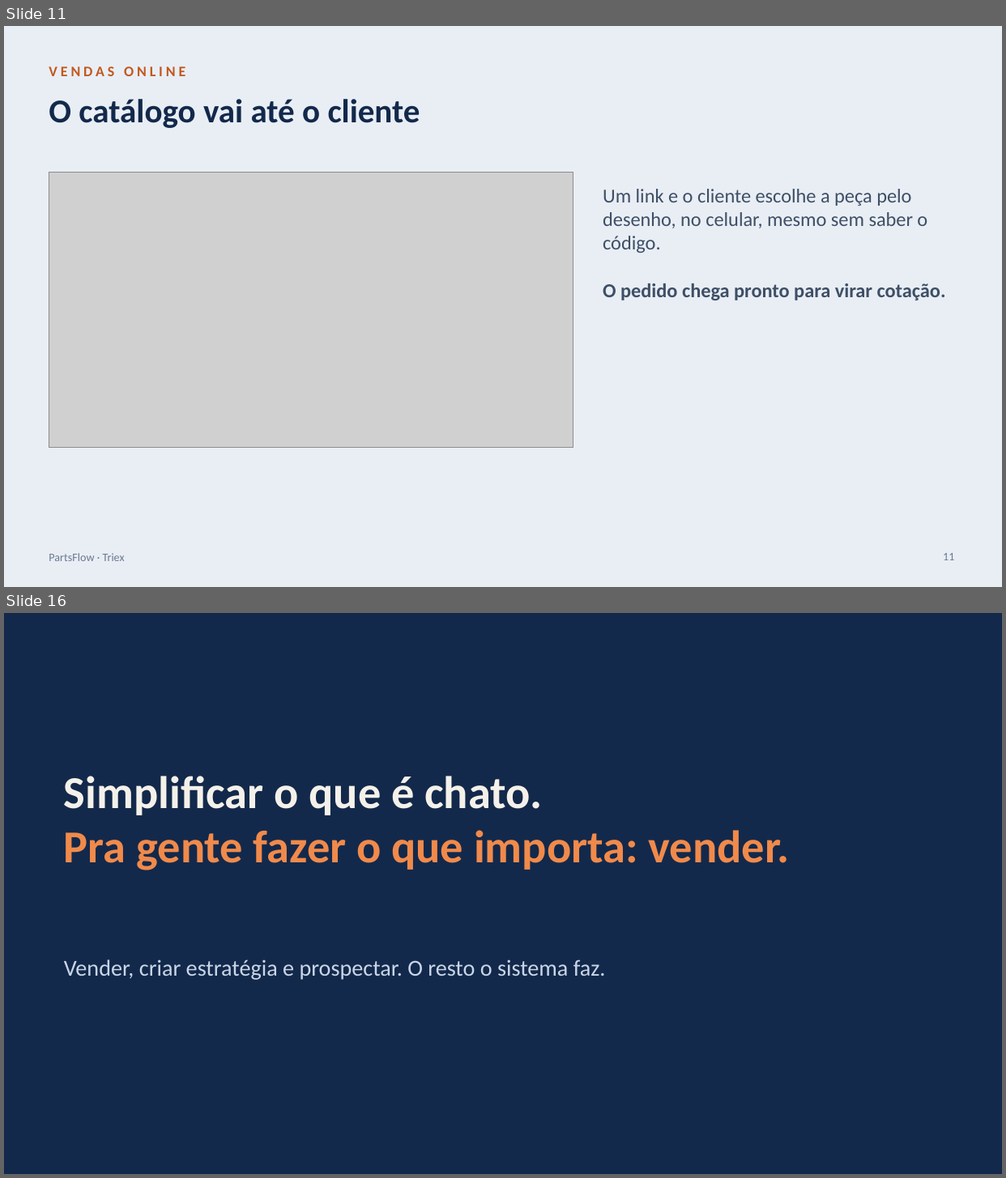
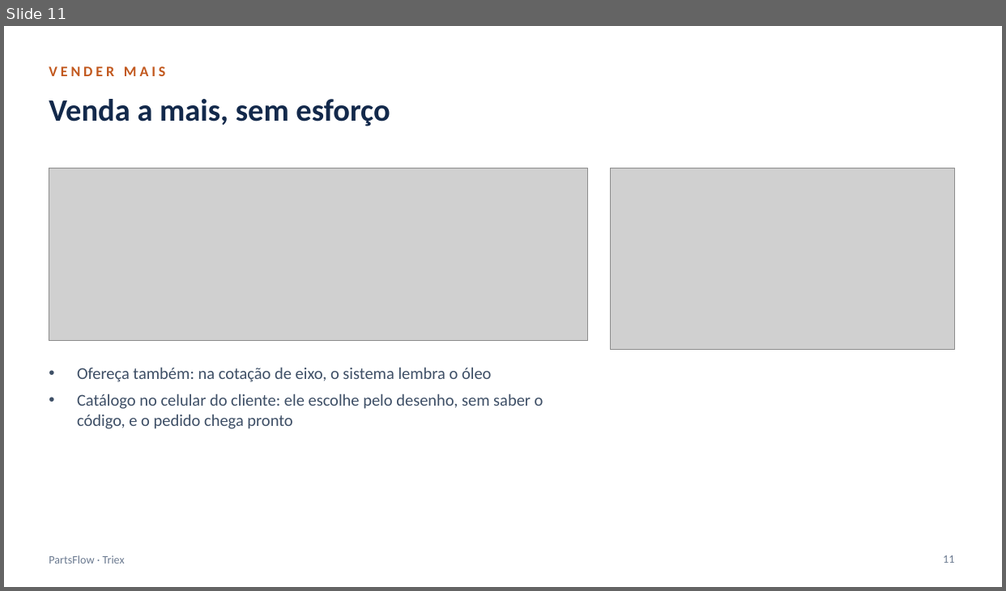
Before and after one commit to vitoregee-dotcom/dashV, a slide deck: docs/apresentacao/PartsFlow-apresentacao.pptx. Shown one above the other, each under a label of ours: slides 11 and 16 before the commit, slide 11 after it; the slides between them are not shown. The pictures are 1006x1178 and 1006x591 pixels, drawn with LibreOffice and Linux fonts; fonts in the diff are those of the drawing; grey boxes stand for pictures. Boxes give left, top, right and bottom in pixels: in the first picture for what was removed or moved away, otherwise in the second. Text is boxed around its words. In the diff, an @@ line names an element or a change of style, - is before the commit and + after.

```diff
--- a/docs/apresentacao/PartsFlow-apresentacao.pptx
+++ b/docs/apresentacao/PartsFlow-apresentacao.pptx
@@ slide 16 removed at box(4, 613, 1002, 1174), background #13294B @@
@@ title removed at box(64, 776, 790, 871) @@
-Simplificar o que é chato.
-Pra gente fazer o que importa: vender.
@@ text removed at box(64, 960, 606, 980) @@
-Vender, criar estratégia e prospectar. O resto o sistema faz.
@@ slide 11 changed as well @@
@@ background #E9EEF5 to #FFFFFF @@
@@ text at box(49, 66, 165, 76): text changed @@
-VENDAS ONLINE
+VENDER MAIS
@@ title at box(49, 99, 390, 126): text changed; size 32 to 30 pt @@
-O catálogo vai até o cliente
+Venda a mais, sem esforço
@@ picture: place and size @@
-picture at box(49, 172, 573, 447)
+picture at box(49, 169, 588, 341)
@@ picture added at box(611, 169, 955, 349) @@
@@ text at box(77, 367, 543, 429): text changed; size 19 to 16 pt @@
-Um link e o cliente escolhe a peça pelo desenho, no celular, mesmo sem saber o código.
-O pedido chega pronto para virar cotação.
+• Ofereça também: na cotação de eixo, o sistema lembra o óleo
+• Catálogo no celular do cliente: ele escolhe pelo desenho, sem saber o código, e o pedido chega pronto
```
Also in this commit, not shown: 1 other slide changed, 12 slides added, 13 other slides removed, 6 other files.
